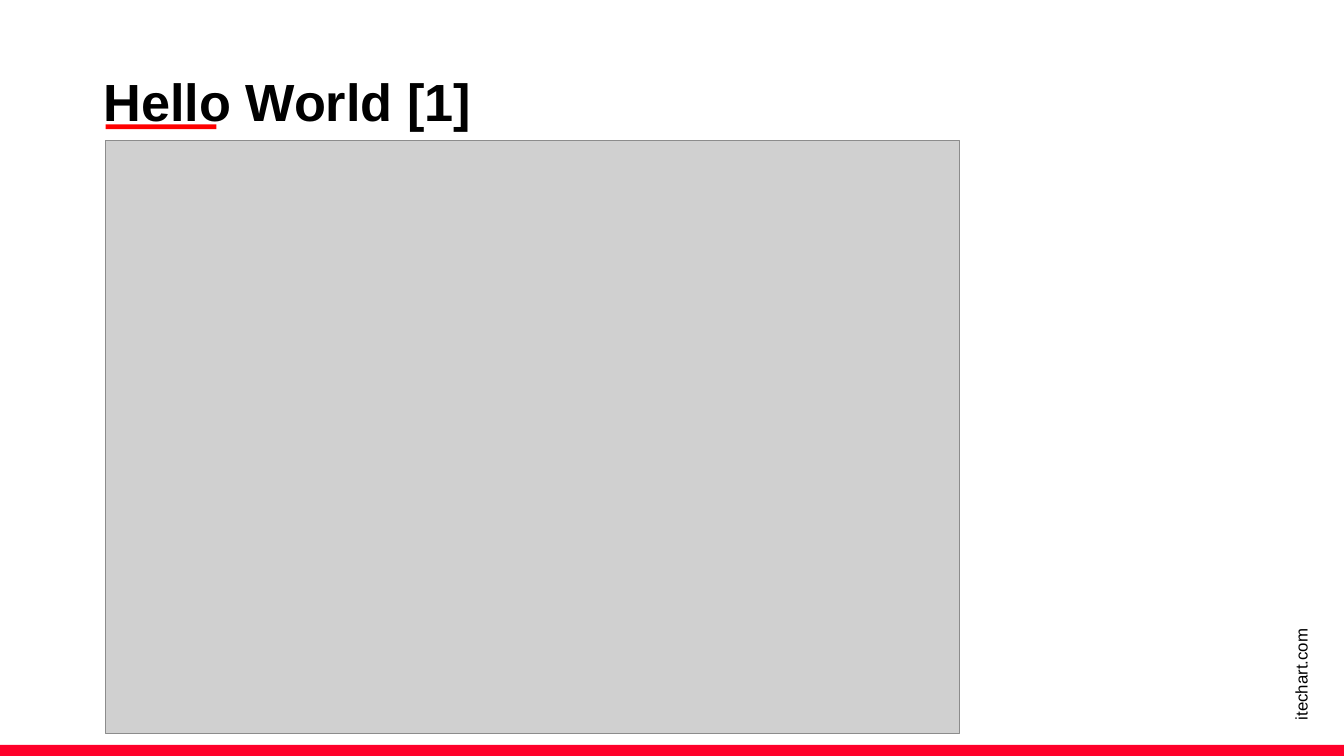
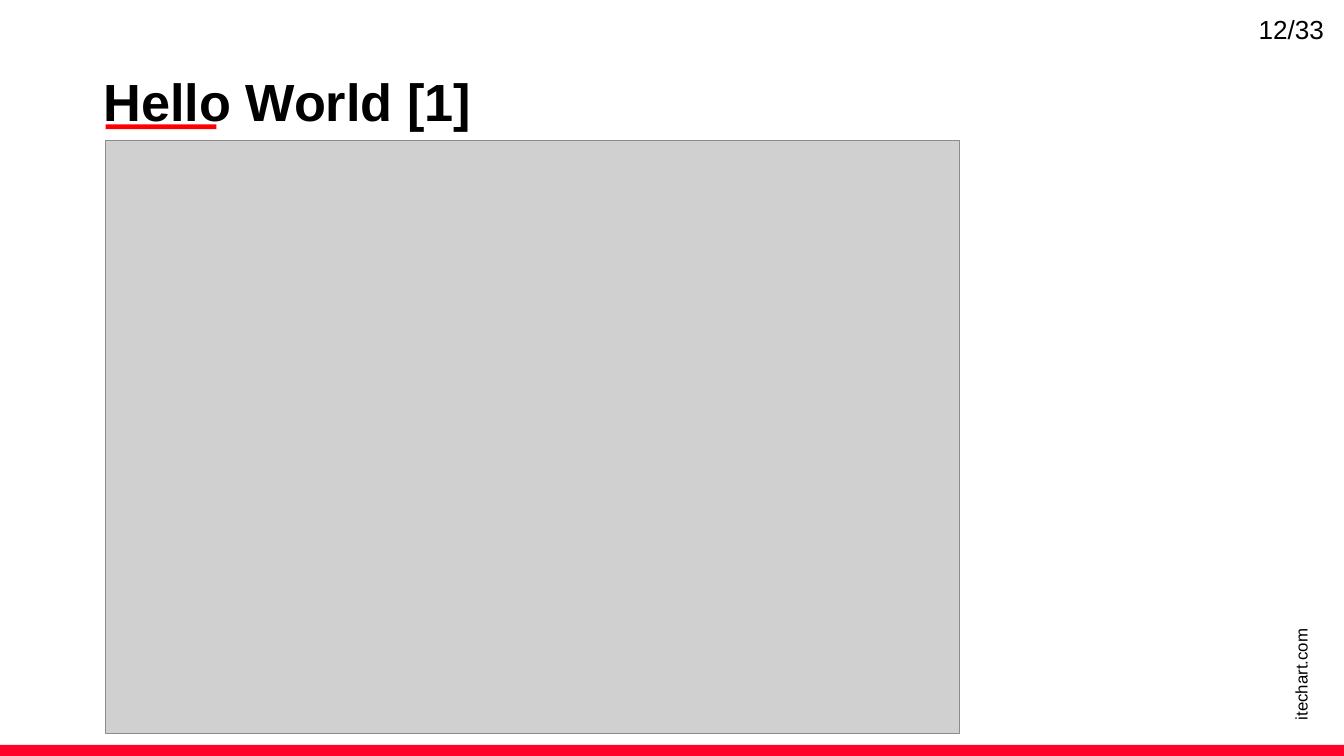
Before and after one commit to latushkin-itechart/vue-workshop, a slide deck: slide 12 of L1/L1.pptx. Drawn at 1344x756 pixels with LibreOffice and Linux fonts; fonts in the diff are those of the drawing; grey boxes stand for pictures. Boxes give left, top, right and bottom in pixels: in the first picture for what was removed or moved away, otherwise in the second. Text is boxed around its words. In the diff, an @@ line names an element or a change of style, - is before the commit and + after.

```diff
--- a/L1/L1.pptx
+++ b/L1/L1.pptx
@@ text added at [1259,20,1324,40], 14 pt, text #000000 @@
+12/33
```
Also in this commit, not shown: 10 other slides changed, 20 slides added, 10 slides removed, 38 other files.
